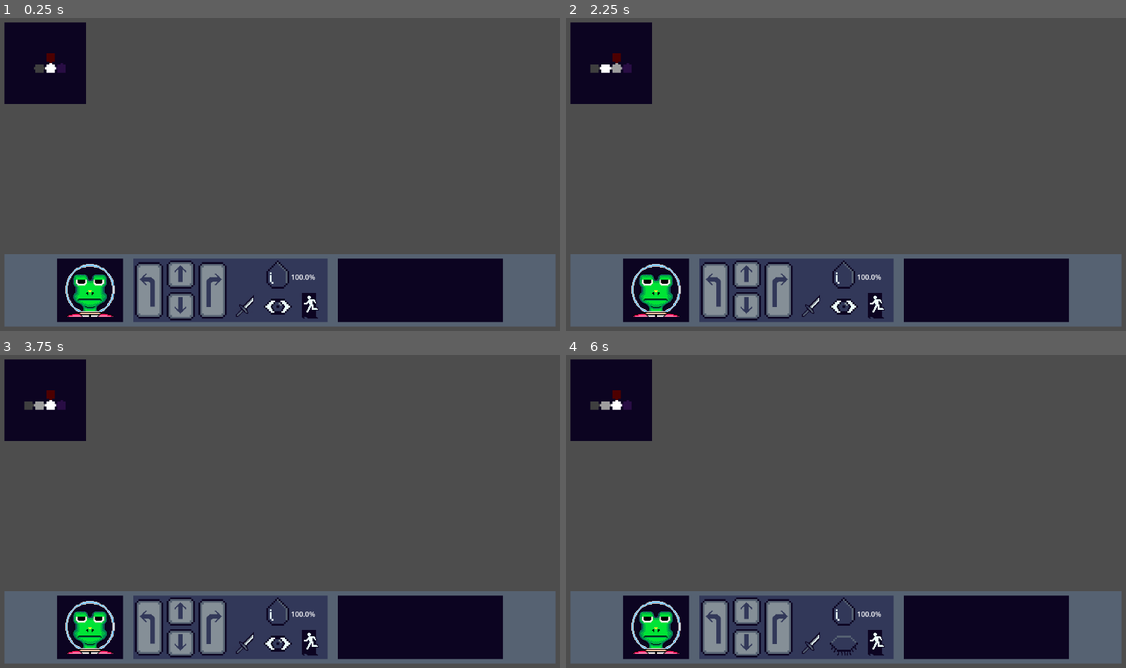
Above: before the commit, frames 1-4 (two rows, left to right).
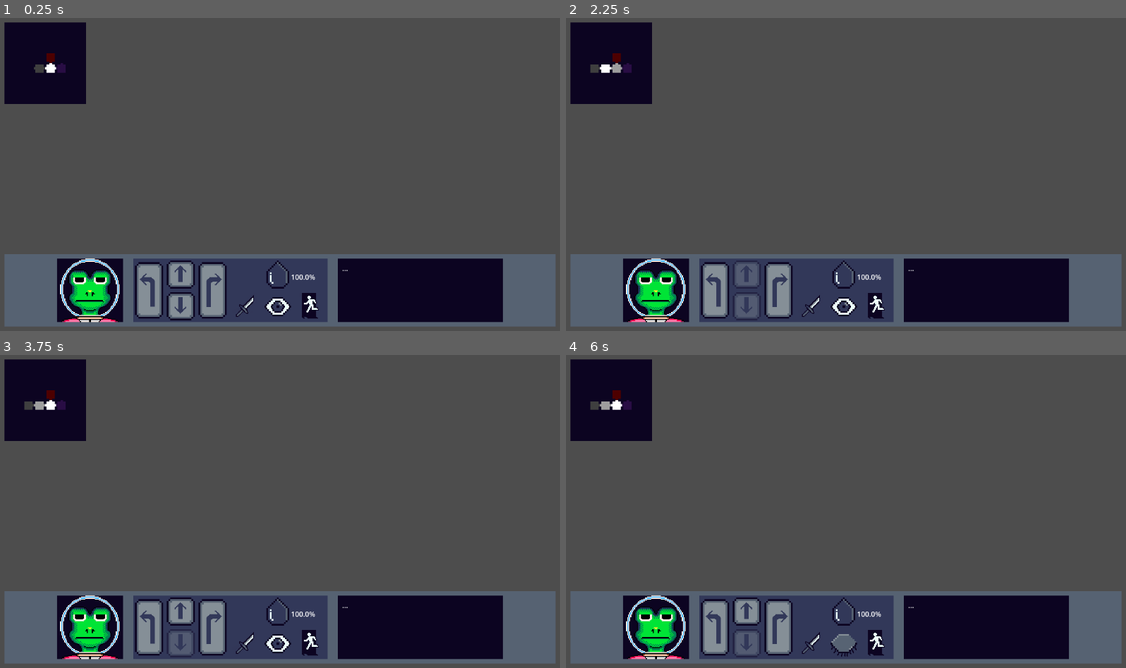
Above: after the commit, the same moments.

Repository: i-ahumada/tearless
Game: Godot game, scene res://Scenes/GameController/game_controller.tscn
Two runs of this game, one before a commit and one after it. Both use one fixed random seed, a clock stepped at 60 frames per second and the inputs below. The project has no main scene, so this scene is started directly.
Inputs (mouse positions are in pixels of both pictures, inside the frame that each line leads up to):
- Up to frame 1 (0.25 s): no input
- Up to frame 2 (2.25 s): click (879, 305) at 0.52 s; click (879, 305) at 1.27 s; click (717, 290) at 2 s
- Up to frame 3 (3.75 s): click (179, 611) at 2.77 s; click (212, 627) at 3.5 s
- Up to frame 4 (6 s): click (745, 642) at 4.27 s; click (812, 642) at 5 s; click (846, 642) at 5.75 s

The runs differ from the first frame. In frame 1, 1.3% of the frame differs, in the area x 10-63%, y 76-98%; in frame 2, 2.0%; in frame 3, 1.7%; in frame 4, 1.8%.
Error before the commit: Assertion failed: ERROR: Impossible movement (res://Scripts/GameController/MapGraph/map_graph.gd:25)

Commit message:
feat: direction block and hud connection to game_controller

Diff:
--- a/Scenes/GameController/game_controller.tscn
+++ b/Scenes/GameController/game_controller.tscn
@@ -3,9 +3,11 @@
 [ext_resource type="Script" uid="uid://duwe6ruq1is6t" path="res://Scripts/GameController/game_controller.gd" id="1_kx2cw"]
 [ext_resource type="PackedScene" uid="uid://p4h75kwuub7c" path="res://Scenes/HUD/hud.tscn" id="1_nqxm2"]
 
-[node name="GameController" type="Node2D" unique_id=16930123]
+[node name="GameController" type="Node" unique_id=976641269]
 script = ExtResource("1_kx2cw")
 
 [node name="HUD" parent="." unique_id=457467768 instance=ExtResource("1_nqxm2")]
 
+[connection signal="change_level" from="." to="HUD" method="_on_change_level"]
+[connection signal="change_room" from="." to="HUD" method="_on_change_room"]
 [connection signal="direction_button_clicked" from="HUD" to="." method="_on_direction_button_clicked"]
--- a/Scenes/HUD/CharacterInfo/character_info.tscn
+++ b/Scenes/HUD/CharacterInfo/character_info.tscn
@@ -2,7 +2,7 @@
 
 [ext_resource type="Script" uid="uid://v3k6meq4s61m" path="res://Scripts/HUD/CharacterInfo/character_info.gd" id="1_fwhei"]
 [ext_resource type="Texture2D" uid="uid://dbsgmovmc45no" path="res://Sprites/Characters/Frog/hud_frog_normal.png" id="1_l2p0j"]
-[ext_resource type="Script" uid="uid://dcsmkuqg7gtmc" path="res://Scripts/HUD/direction_button.gd" id="2_e8nk2"]
+[ext_resource type="Script" uid="uid://dcsmkuqg7gtmc" path="res://Scripts/HUD/CharacterInfo/direction_button.gd" id="2_e8nk2"]
 [ext_resource type="Texture2D" uid="uid://cdqm27k87vo2b" path="res://Sprites/Buttons/left_button.png" id="2_xyrle"]
 [ext_resource type="Texture2D" uid="uid://xwd5muthpl46" path="res://Sprites/Buttons/left_button_disabled.png" id="4_tpdfi"]
 [ext_resource type="Texture2D" uid="uid://c4d08t8h62cgv" path="res://Sprites/Buttons/up_button.png" id="4_uybnm"]
@@ -13,15 +13,15 @@
 [ext_resource type="Texture2D" uid="uid://dwp3a4sh1kjjk" path="res://Sprites/Buttons/right_button_disabled.png" id="10_aj45l"]
 [ext_resource type="Texture2D" uid="uid://b1lutucq8xhr2" path="res://Sprites/Life/tear.png" id="11_12jr7"]
 [ext_resource type="Texture2D" uid="uid://b6h8uqupbopo2" path="res://Sprites/Life/tear_base.png" id="11_j51ka"]
-[ext_resource type="Texture2D" uid="uid://bj8cj2pxrfxy8" path="res://Sprites/Skills/knife.png" id="12_1l4w7"]
-[ext_resource type="Script" uid="uid://k23t4j82pf38" path="res://Scripts/HUD/skill_button.gd" id="13_1l4w7"]
-[ext_resource type="Texture2D" uid="uid://dck01uhk81gyf" path="res://Sprites/Skills/eye_opened.png" id="13_1lr76"]
-[ext_resource type="Script" uid="uid://b0s4qdebb2x6q" path="res://Scripts/HUD/tear_bar.gd" id="13_6wyhd"]
-[ext_resource type="Texture2D" uid="uid://dj1t2ntprik8u" path="res://Sprites/Skills/Scape.png" id="14_0huw1"]
-[ext_resource type="Script" uid="uid://bg1i5talxfhl3" path="res://Scripts/HUD/eye_skill_button.gd" id="15_0huw1"]
+[ext_resource type="Texture2D" uid="uid://bb7qxv7kh12aa" path="res://Sprites/Skills/knife.png" id="12_1l4w7"]
+[ext_resource type="Script" uid="uid://k23t4j82pf38" path="res://Scripts/HUD/CharacterInfo/skill_button.gd" id="13_1l4w7"]
+[ext_resource type="Texture2D" uid="uid://5eu2ed04g64i" path="res://Sprites/Skills/eye_opened.png" id="13_1lr76"]
+[ext_resource type="Script" uid="uid://b0s4qdebb2x6q" path="res://Scripts/HUD/CharacterInfo/tear_bar.gd" id="13_6wyhd"]
+[ext_resource type="Texture2D" uid="uid://dj1t2ntprik8u" path="res://Sprites/Skills/Escape.png" id="14_0huw1"]
+[ext_resource type="Script" uid="uid://bg1i5talxfhl3" path="res://Scripts/HUD/CharacterInfo/eye_skill_button.gd" id="15_0huw1"]
 [ext_resource type="Texture2D" uid="uid://dfr8wiyurfwwr" path="res://Sprites/Skills/eye_closed.png" id="15_1lr76"]
 
-[node name="CharacterInfo" type="MarginContainer" unique_id=1581931985 node_paths=PackedStringArray("tearComponent", "tearPercentage")]
+[node name="CharacterInfo" type="MarginContainer" unique_id=1581931985 node_paths=PackedStringArray("tear_component", "tear_percentage", "dialogue_label", "direction_buttons_dict")]
 anchors_preset = 12
 anchor_top = 1.0
 anchor_right = 1.0
@@ -35,8 +35,15 @@
 theme_override_constants/margin_right = 15
 theme_override_constants/margin_bottom = 15
 script = ExtResource("1_fwhei")
-tearComponent = NodePath("MarginContainer/HBoxContainer/SkillsAndMovement/HBoxContainer/SkillsContainer/VBoxContainer/TearsLife/TearBar")
-tearPercentage = NodePath("MarginContainer/HBoxContainer/SkillsAndMovement/HBoxContainer/SkillsContainer/VBoxContainer/TearsLife/TearBar/TearText")
+tear_component = NodePath("MarginContainer/HBoxContainer/SkillsAndMovement/HBoxContainer/SkillsContainer/VBoxContainer/TearsLife/TearBar")
+tear_percentage = NodePath("MarginContainer/HBoxContainer/SkillsAndMovement/HBoxContainer/SkillsContainer/VBoxContainer/TearsLife/TearBar/TearText")
+dialogue_label = NodePath("MarginContainer/HBoxContainer/TextContainer/MarginContainer/Dialogue")
+direction_buttons_dict = {
+0: NodePath("MarginContainer/HBoxContainer/SkillsAndMovement/HBoxContainer/MovementContainer/HBoxContainer/Left"),
+1: NodePath("MarginContainer/HBoxContainer/SkillsAndMovement/HBoxContainer/MovementContainer/HBoxContainer/VBoxContainer/Up"),
+2: NodePath("MarginContainer/HBoxContainer/SkillsAndMovement/HBoxContainer/MovementContainer/HBoxContainer/VBoxContainer/Down"),
+3: NodePath("MarginContainer/HBoxContainer/SkillsAndMovement/HBoxContainer/MovementContainer/HBoxContainer/Right")
+}
 
 [node name="ColorRect" type="ColorRect" parent="." unique_id=485152673]
 layout_mode = 2
@@ -64,7 +71,7 @@
 color = Color(0.047058824, 0.015686275, 0.12941177, 1)
 
 [node name="CharacterPicture" type="TextureRect" parent="MarginContainer/HBoxContainer/CharacterPictureContainer" unique_id=2077735813]
-custom_minimum_size = Vector2(0, 120)
+custom_minimum_size = Vector2(0, 144)
 layout_mode = 2
 size_flags_vertical = 4
 texture = ExtResource("1_l2p0j")
@@ -208,7 +215,7 @@
 skill = 1
 metadata/_custom_type_script = "uid://k23t4j82pf38"
 
-[node name="Scape" type="Button" parent="MarginContainer/HBoxContainer/SkillsAndMovement/HBoxContainer/SkillsContainer/VBoxContainer/SkillBottom/HBoxContainer" unique_id=1758978031]
+[node name="Escape" type="Button" parent="MarginContainer/HBoxContainer/SkillsAndMovement/HBoxContainer/SkillsContainer/VBoxContainer/SkillBottom/HBoxContainer" unique_id=1758978031]
 layout_mode = 2
 icon = ExtResource("14_0huw1")
 flat = true
@@ -216,13 +223,27 @@
 skill = 2
 metadata/_custom_type_script = "uid://k23t4j82pf38"
 
-[node name="ItemContainer" type="PanelContainer" parent="MarginContainer/HBoxContainer" unique_id=2068575210]
+[node name="TextContainer" type="PanelContainer" parent="MarginContainer/HBoxContainer" unique_id=2068575210]
 custom_minimum_size = Vector2(375, 0)
 layout_mode = 2
 
-[node name="ColorRect" type="ColorRect" parent="MarginContainer/HBoxContainer/ItemContainer" unique_id=661725496]
+[node name="ColorRect" type="ColorRect" parent="MarginContainer/HBoxContainer/TextContainer" unique_id=661725496]
 layout_mode = 2
 color = Color(0.047058824, 0.015686275, 0.12941177, 1)
+
+[node name="MarginContainer" type="MarginContainer" parent="MarginContainer/HBoxContainer/TextContainer" unique_id=229105898]
+layout_mode = 2
+theme_override_constants/margin_left = 10
+theme_override_constants/margin_top = 10
+theme_override_constants/margin_right = 10
+theme_override_constants/margin_bottom = 10
+
+[node name="Dialogue" type="Label" parent="MarginContainer/HBoxContainer/TextContainer/MarginContainer" unique_id=287060359]
+custom_maximum_size = Vector2(355, 124)
+layout_mode = 2
+size_flags_vertical = 1
+text = "..."
+autowrap_mode = 3
 
 [connection signal="button_change_room" from="MarginContainer/HBoxContainer/SkillsAndMovement/HBoxContainer/MovementContainer/HBoxContainer/Left" to="." method="_on_button_change_room"]
 [connection signal="button_down" from="MarginContainer/HBoxContainer/SkillsAndMovement/HBoxContainer/MovementContainer/HBoxContainer/Left" to="MarginContainer/HBoxContainer/SkillsAndMovement/HBoxContainer/MovementContainer/HBoxContainer/Left" method="_on_button_down"]
@@ -236,4 +257,4 @@
 [connection signal="button_down" from="MarginContainer/HBoxContainer/SkillsAndMovement/HBoxContainer/SkillsContainer/VB …(199 unchanged characters)…
 [connection signal="button_down" from="MarginContainer/HBoxContainer/SkillsAndMovement/HBoxContainer/SkillsContainer/VB …(195 unchanged characters)…
 [connection signal="pressed" from="MarginContainer/HBoxContainer/SkillsAndMovement/HBoxContainer/SkillsContainer/VBoxCo …(187 unchanged characters)…
-[connection signal="button_down" from="MarginContainer/HBoxContainer/SkillsAndMovement/HBoxContainer/SkillsContainer/VBoxContainer/SkillBottom/HBoxContainer/Scape" to="MarginContainer/HBoxContainer/SkillsAndMovement/HBoxContainer/SkillsContainer/VBoxContainer/SkillBottom/HBoxContainer/Scape" method="_on_button_down"]
+[connection signal="button_down" from="MarginContainer/HBoxContainer/SkillsAndMovement/HBoxContainer/SkillsContainer/VBoxContainer/SkillBottom/HBoxContainer/Escape" to="MarginContainer/HBoxContainer/SkillsAndMovement/HBoxContainer/SkillsContainer/VBoxContainer/SkillBottom/HBoxContainer/Escape" method="_on_button_down"]
--- a/Scenes/HUD/hud.tscn
+++ b/Scenes/HUD/hud.tscn
@@ -2,7 +2,7 @@
 
 [ext_resource type="PackedScene" uid="uid://byp3rc0gqa66o" path="res://Scenes/HUD/MiniMap/mini_map.tscn" id="1_5aai8"]
 [ext_resource type="PackedScene" uid="uid://rnh2kfq67khr" path="res://Scenes/HUD/CharacterInfo/character_info.tscn" id="1_33i1w"]
-[ext_resource type="Script" uid="uid://bgtmiqs7aohej" path="res://Scripts/HUD/hud.gd" id="1_a56j6"]
+[ext_resource type="Script" uid="uid://bgtmiqs7aohej" path="res://Scripts/HUD/CharacterInfo/hud.gd" id="1_a56j6"]
 
 [node name="HUD" type="CanvasLayer" unique_id=105874555]
 script = ExtResource("1_a56j6")
--- a/Scripts/GameController/game_controller.gd
+++ b/Scripts/GameController/game_controller.gd
@@ -1,40 +1,31 @@
-extends Node2D
-
-# +---------------------------------------------------------+
-# | Maneja que se carga, la navegación y mantiene el estado |
-# +---------------------------------------------------------+
+extends Node
 
 @export var starting_map_route: String = "res://Maps/map_test.json"
+
+signal change_room(map_node: MapNode)
+signal change_level(map_graph: MapGraph)
+signal enemy_hit(damage: int)
+signal player_hit(damage: int)
 
 ## Level nbr
 var level: int = 1
 
 ## MapGraph structure that corresponds to the current map level
-var mapGraph: MapGraph
+var map_graph: MapGraph
 
 func _ready():
-	mapGraph = MapGraph.new(starting_map_route)
-	$HUD.start_mini_map(mapGraph)
+	map_graph = MapGraph.new(starting_map_route)
+	$HUD.start(map_graph)
 
 func _on_direction_button_clicked(direction: GameEnums.Directions):
-	if (mapGraph.peek_next(direction) == GameEnums.NodeType.NEXT_LEVEL):
-		print("next level: ", mapGraph.current_node.id)
-		# _next_level
+	if (map_graph.peek_next(direction) == GameEnums.NodeType.NEXT_LEVEL):
+		change_level.emit(map_graph)
 	else:
-		mapGraph.move_direction(direction) # sacar cuando se implemente _next_room()
-		$HUD.move_room_mini_map(mapGraph.current_node.id)
-		# _next_room()
+		map_graph.move_direction(direction) # sacar cuando se implemente _next_room()
+		change_room.emit(map_graph.current_node)
 
-# _next_room -> avanzar en el mapa
-	# mapGraph.move_direction(direction)
-	# _load_room(mapGraph.current_node)
-
-# _next_level -> avanzar en el nivel
-	# Reemplazar el grafo por otro map = new MapGraph(path/to/map)
-	# _load_room(map.start_node)
-	# avisar al hud
-
-# _on_update_room_state():
+func _on_update_room_state():
+	pass
 	# actualiza según lo que envíe el container del Room
 	# avisa al hud el cambio de estado
 
--- a/Scripts/HUD/CharacterInfo/character_info.gd
+++ b/Scripts/HUD/CharacterInfo/character_info.gd
@@ -3,15 +3,28 @@
 
 signal direction_button_clicked(direction: GameEnums.Directions)
 
-@export var tearComponent: TextureProgressBar
-@export var tearPercentage: Label
+@export var tear_component: TextureProgressBar
+@export var tear_percentage: Label
+@export var dialogue_label: Label
+@export var direction_buttons_dict: Dictionary[GameEnums.Directions,DirectionButton]
 
 func _ready():
 	update_life(100.0)
 
 func update_life(percentage: float):
-	tearComponent.value = percentage
-	tearPercentage.text = str(percentage)+"%"
+	tear_component.value = percentage
+	tear_percentage.text = str(percentage)+"%"
+
+func set_dialogue(dialogue):
+	dialogue_label.text = dialogue
+
+func disable_all_directions():
+	for direction in direction_buttons_dict:
+		direction_buttons_dict[direction].disabled = true
+
+func enable_only_valid_directions(map_node: MapNode):
+	for direction in map_node.node_directions:
+		direction_buttons_dict[direction].disabled = map_node.node_directions[direction] == null
 
 func _on_button_change_room(direction: GameEnums.Directions):
 	direction_button_clicked.emit(direction)
--- /dev/null
+++ b/Scripts/HUD/CharacterInfo/hud.gd
@@ -0,0 +1,25 @@
+extends CanvasLayer
+
+signal direction_button_clicked(direction: GameEnums.Directions)
+
+func start(map_graph: MapGraph):
+	$CharacterInfo.set_dialogue("...")
+	$MiniMap.start(map_graph)
+
+func set_dialogue(dialogue):
+	$CharacterInfo.set_dialogue(dialogue)
+
+func _on_character_info_direction_button_clicked(direction):
+	direction_button_clicked.emit(direction)
+
+func _on_change_level(map_graph: MapGraph):
+	$CharacterInfo.set_dialogue("...")
+	$MiniMap.reset(map_graph)
+
+func _on_change_room(map_node: MapNode):
+	$MiniMap.update(map_node.id)
+
+	if (map_node.state == GameEnums.NodeState.MOVEMENT):
+		$CharacterInfo.enable_only_valid_directions(map_node)
+	else:
+		$CharacterInfo.disable_all_directions()
--- a/Scripts/HUD/hud.gd
+++ /dev/null
@@ -1,15 +0,0 @@
-extends CanvasLayer
-
-signal direction_button_clicked(direction: GameEnums.Directions)
-
-func _on_character_info_direction_button_clicked(direction):
-	direction_button_clicked.emit(direction)
-
-func start_mini_map(map_graph: MapGraph):
-	$MiniMap.start(map_graph)
-
-func reset_mini_map(map_graph: MapGraph):
-	$MiniMap.reset(map_graph)
-
-func move_room_mini_map(node_id: int):
-	$MiniMap.update(node_id)
--- a/Scripts/global_enums.gd
+++ b/Scripts/global_enums.gd
@@ -30,6 +30,6 @@
 enum Skills {
 	ATTACK,
 	DEFEND,
-	SCAPE,
+	ESCAPE,
 	NONE
 }
--- a/project.godot
+++ b/project.godot
@@ -34,3 +34,4 @@
 rendering_device/driver.windows="d3d12"
 2d/snap/snap_2d_transforms_to_pixel=true
 textures/vsync/vsync_mode=1
+textures/snap/snap_2d_transforms_to_pixel=true
Renamed: Scripts/HUD/direction_button.gd -> Scripts/HUD/CharacterInfo/direction_button.gd
Renamed: Scripts/HUD/direction_button.gd.uid -> Scripts/HUD/CharacterInfo/direction_button.gd.uid
Renamed: Scripts/HUD/eye_skill_button.gd -> Scripts/HUD/CharacterInfo/eye_skill_button.gd
Renamed: Scripts/HUD/eye_skill_button.gd.uid -> Scripts/HUD/CharacterInfo/eye_skill_button.gd.uid
Renamed: Scripts/HUD/hud.gd.uid -> Scripts/HUD/CharacterInfo/hud.gd.uid
Renamed: Scripts/HUD/skill_button.gd -> Scripts/HUD/CharacterInfo/skill_button.gd
Renamed: Scripts/HUD/skill_button.gd.uid -> Scripts/HUD/CharacterInfo/skill_button.gd.uid
Renamed: Scripts/HUD/tear_bar.gd -> Scripts/HUD/CharacterInfo/tear_bar.gd
Renamed: Scripts/HUD/tear_bar.gd.uid -> Scripts/HUD/CharacterInfo/tear_bar.gd.uid
Renamed: Scripts/HUD/tears_life_text.gd -> Scripts/HUD/CharacterInfo/tears_life_text.gd
Renamed: Scripts/HUD/tears_life_text.gd.uid -> Scripts/HUD/CharacterInfo/tears_life_text.gd.uid
Renamed: Sprites/Skills/Scape.png -> Sprites/Skills/Escape.png
(and 5 more such lines)
